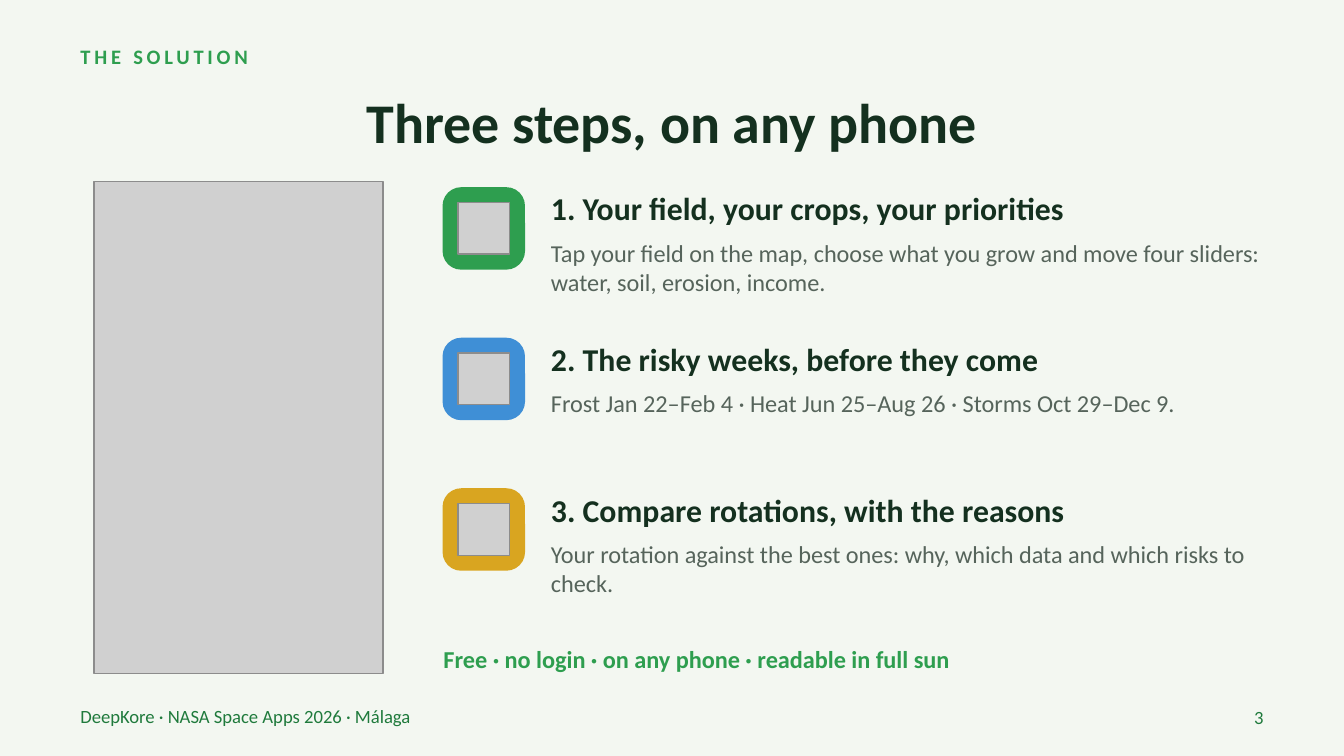
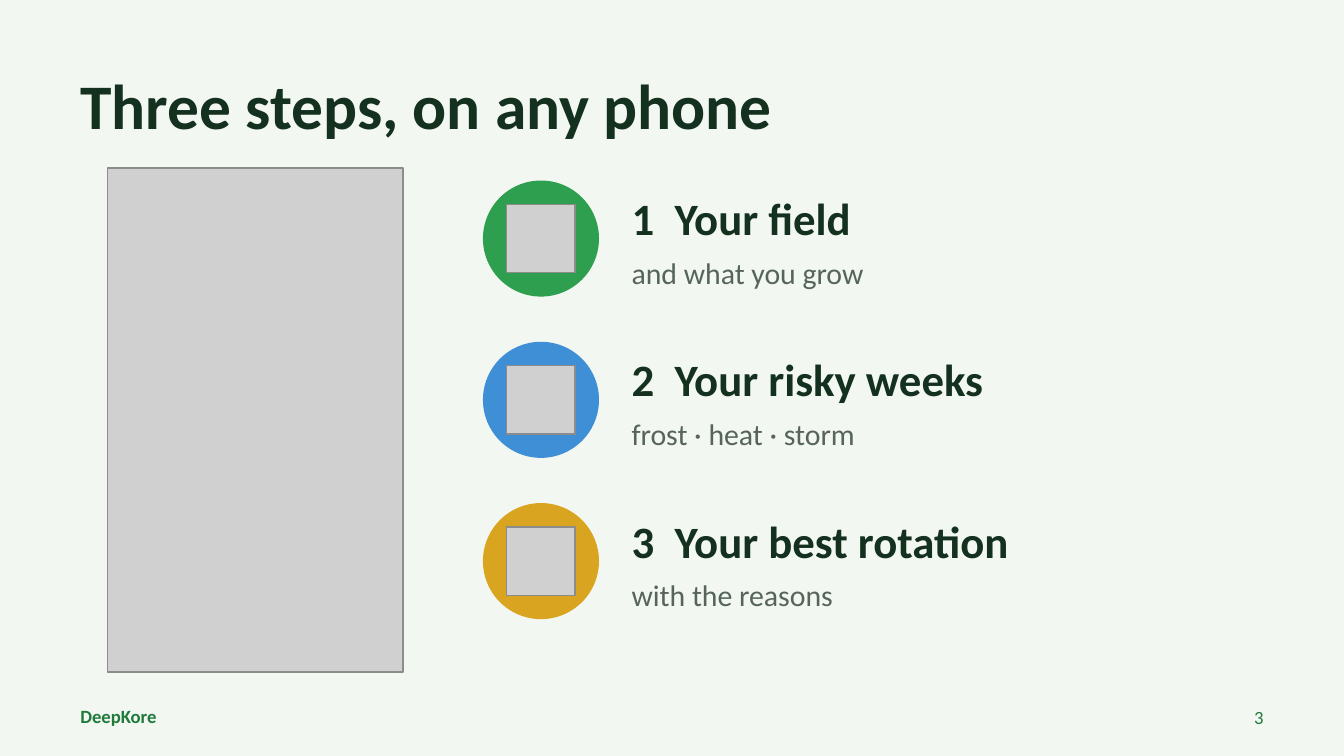
Before and after one commit to euZAPUS/deepkore, a slide deck: slide 3 of pitch/DeepKore_demo_EN.pptx. Drawn at 1344x756 pixels with LibreOffice and Linux fonts; fonts in the diff are those of the drawing; grey boxes stand for pictures. Boxes give left, top, right and bottom in pixels: in the first picture for what was removed or moved away, otherwise in the second. Text is boxed around its words. In the diff, an @@ line names an element or a change of style, - is before the commit and + after.

```diff
--- a/pitch/DeepKore_demo_EN.pptx
+++ b/pitch/DeepKore_demo_EN.pptx
@@ title "Three steps, on any phone" moved from (x1=366, y1=103, x2=977, y2=152) to (x1=80, y1=84, x2=772, y2=139) @@
@@ title "Three steps, on any phone" at (x1=80, y1=84, x2=772, y2=139): size 30 to 34 pt; alignment centre to left @@
@@ text removed at (x1=80, y1=50, x2=248, y2=64) @@
-THE SOLUTION
@@ picture resized from (x1=94, y1=181, x2=383, y2=673) to (x1=108, y1=168, x2=403, y2=672) @@
@@ rounded rectangle removed at (x1=444, y1=188, x2=524, y2=269) @@
@@ ellipse added at (x1=484, y1=181, x2=598, y2=296), fill #2E9E4F, outline #2E9E4F 1 pt @@
@@ picture resized from (x1=458, y1=203, x2=509, y2=254) to (x1=507, y1=204, x2=575, y2=273) @@
@@ text at (x1=632, y1=203, x2=850, y2=236): text changed; size 17 to 24 pt @@
-1. Your field, your crops, your priorities
+1 Your field
@@ text at (x1=632, y1=263, x2=864, y2=289): text changed; size 13 to 16 pt @@
-Tap your field on the map, choose what you grow and move four sliders: water, soil, erosion, income.
+and what you grow
@@ text "and what you grow" at (x1=632, y1=263, x2=864, y2=289): vertical alignment top to middle @@
@@ rounded rectangle removed at (x1=444, y1=339, x2=524, y2=419) @@
@@ ellipse added at (x1=484, y1=343, x2=598, y2=457), fill #3F8FD6, outline #3F8FD6 1 pt @@
@@ picture resized from (x1=458, y1=353, x2=509, y2=405) to (x1=507, y1=366, x2=575, y2=434) @@
@@ text at (x1=632, y1=364, x2=983, y2=403): text changed; size 17 to 24 pt @@
-2. The risky weeks, before they come
+2 Your risky weeks
@@ text removed at (x1=551, y1=395, x2=1174, y2=416) @@
-Frost Jan 22–Feb 4 · Heat Jun 25–Aug 26 · Storms Oct 29–Dec 9.
@@ text added at (x1=632, y1=424, x2=855, y2=445), 16 pt, text #56645B @@
+frost · heat · storm
@@ rounded rectangle removed at (x1=444, y1=489, x2=524, y2=570) @@
@@ ellipse added at (x1=484, y1=504, x2=598, y2=618), fill #D9A520, outline #D9A520 1 pt @@
@@ picture resized from (x1=458, y1=504, x2=509, y2=555) to (x1=507, y1=527, x2=575, y2=595) @@
@@ text added at (x1=632, y1=526, x2=1009, y2=559), 24 pt, text #14301F, bold @@
+3 Your best rotation
@@ text removed at (x1=551, y1=546, x2=1245, y2=592) @@
-Your rotation against the best ones: why, which data and which risks to check.
@@ text at (x1=632, y1=585, x2=833, y2=606): text changed; size 17 to 16 pt; text colour #14301F to #56645B; bold off @@
-3. Compare rotations, with the reasons
+with the reasons
@@ text removed at (x1=443, y1=651, x2=950, y2=672) @@
-Free · no login · on any phone · readable in full sun
@@ text removed at (x1=80, y1=710, x2=410, y2=726) @@
-DeepKore · NASA Space Apps 2026 · Málaga
@@ text added at (x1=80, y1=711, x2=156, y2=726), 10 pt, text #1F7A3C, bold @@
+DeepKore
```
Also in this commit, not shown: 6 other slides changed, 3 other files.
